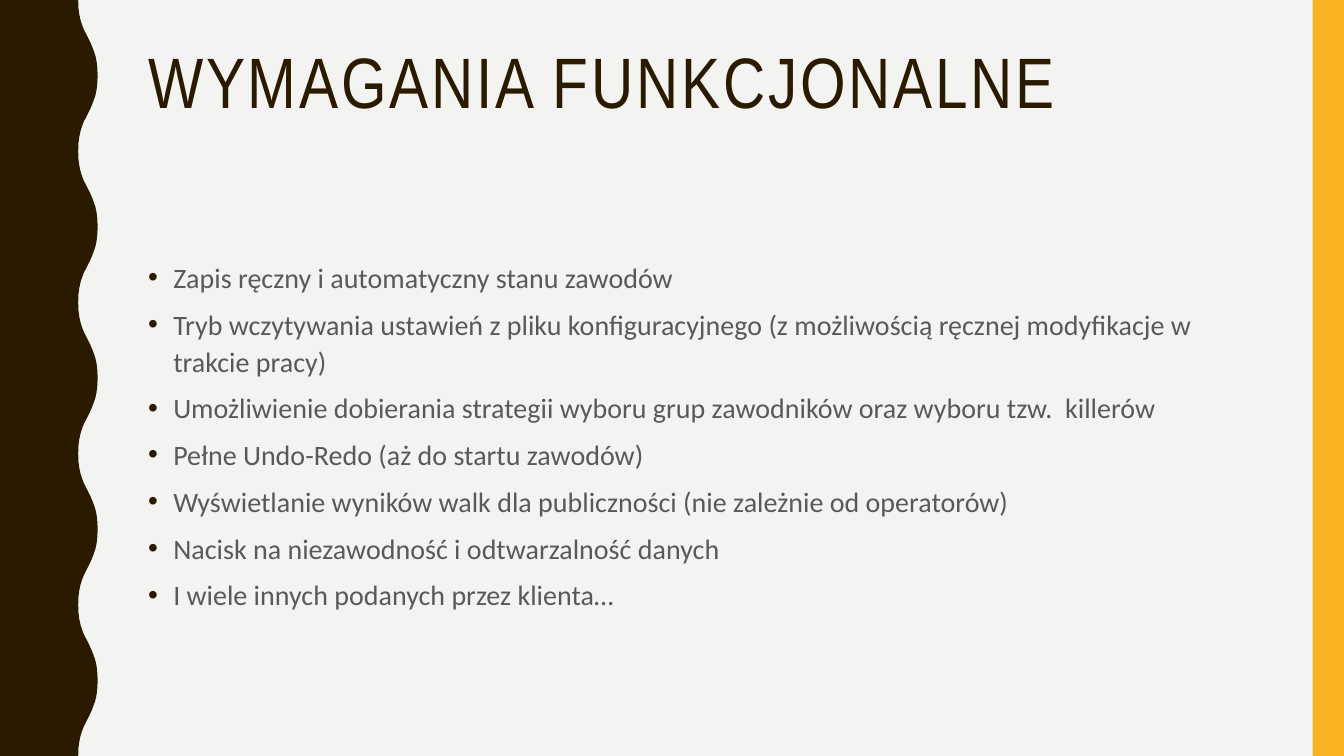
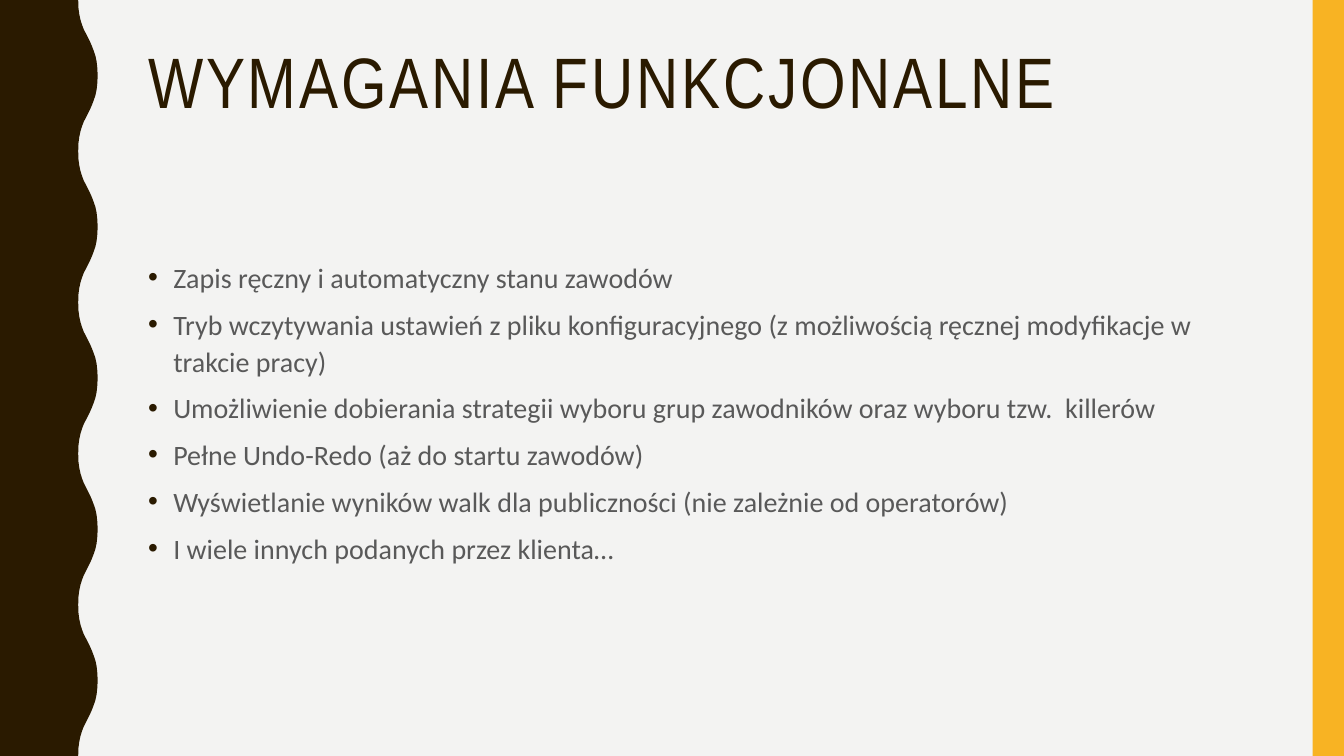
Before and after one commit to MarcinSosniak/FencingChampionshipsProgram, a slide deck: slide 7 of Prezentacja/prezentacja1PP.pptx (slide 4 before the commit). Drawn at 1344x756 pixels with LibreOffice and Linux fonts; fonts in the diff are those of the drawing. Boxes give left, top, right and bottom in pixels: in the first picture for what was removed or moved away, otherwise in the second. Text is boxed around its words. In the diff, an @@ line names an element or a change of style, - is before the commit and + after.

```diff
--- a/Prezentacja/prezentacja1PP.pptx
+++ b/Prezentacja/prezentacja1PP.pptx
@@ text at (x1=173, y1=539, x2=719, y2=564): paragraph removed @@
-• Nacisk na niezawodność i odtwarzalność danych
```
Also in this commit, not shown: 1 other slide changed, 4 slides added, 1 other file.
